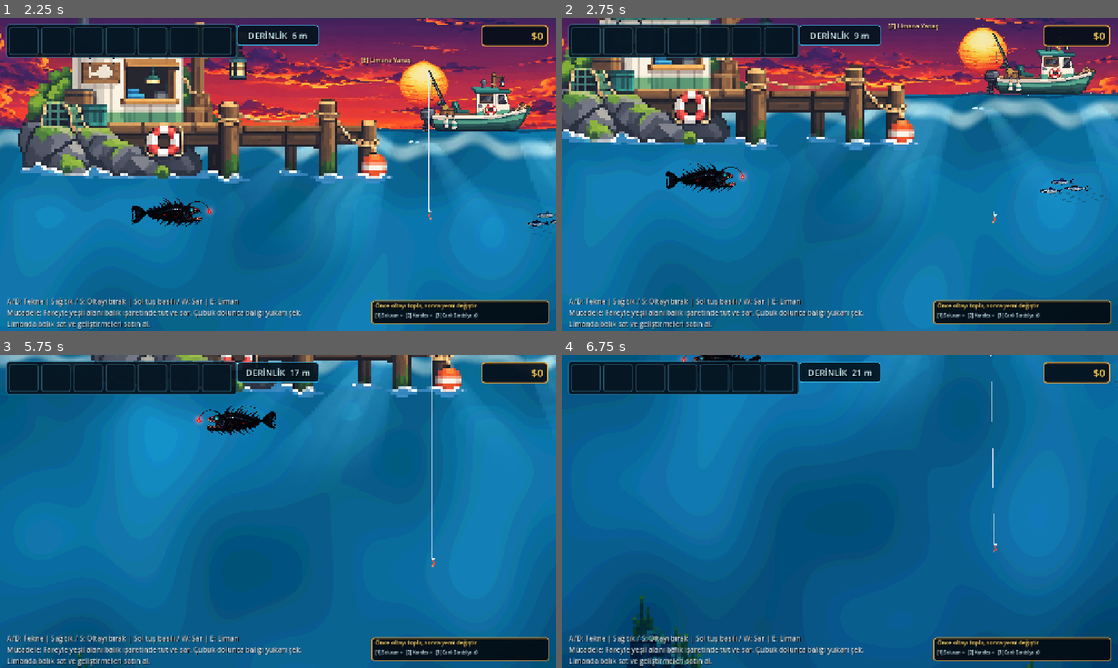
Above: before the commit, frames 1-4 (two rows, left to right).
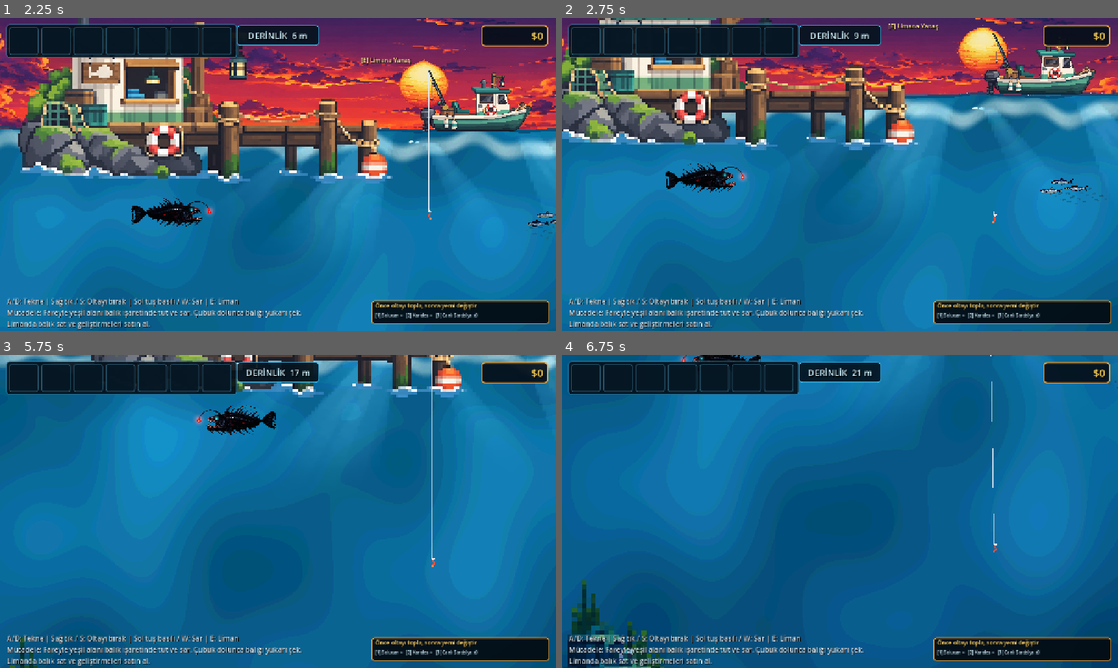
Above: after the commit, the same moments.

Repository: mirackayademir/TinyFisher
Game: Godot game, scene res://scenes/world.tscn
Same seed, same stepped clock (60 frames per second), same inputs: the game is played once before the commit and once after it.
Inputs (mouse positions are in pixels of both pictures, inside the frame that each line leads up to):
- Up to frame 1 (2.25 s): tap Enter at 0.5 s; move the mouse to (400, 158) at 0.52 s; hold D (move_right) 0.53-1.28 s; tap E (dock) at 0.6 s; click (400, 158) at 0.67 s; move the mouse to (166, 190) at 1.27 s; hold S 1.28-2.03 s; tap 1 at 1.35 s; move the mouse to (333, 105) at 2.02 s; hold D (move_right) from 2.03 s (still down); tap 2 at 2.1 s
- Up to frame 2 (2.75 s): keep holding D (move_right)
- Up to frame 3 (5.75 s): move the mouse to (250, 574) at 2.77 s; release D (move_right) at 2.78 s; hold W 2.78-3.53 s; tap one key every 0.75 s from 2.85 s: 3 E (dock) 1 2; click (250, 574) at 2.92 s; move the mouse to (444, 558) at 3.52 s; hold A (move_left) 3.53-5.03 s; move the mouse to (111, 464) at 4.27 s; move the mouse to (305, 511) at 5.02 s; hold S from 5.03 s (still down); click (305, 511) at 5.17 s
- Up to frame 4 (6.75 s): move the mouse to (756, 433) at 5.77 s; release S at 5.78 s; hold D (move_right) 5.78-6.53 s; tap 3 at 5.85 s; move the mouse to (962, 495) at 6.52 s; hold W from 6.53 s (still down); tap E (dock) at 6.6 s

Frame 1 is identical in both runs. In frame 2, less than 0.1% of the frame differs, in the area x 86-95%, y 51-56%; in frame 3, 0.1%; in frame 4, 2.3%, in the area x 1-85%, y 72-100%.

Commit message:
Distribute reef terrain as natural depth chunks

Diff:
--- a/scenes/underwater_terrain_runtime.gd
+++ b/scenes/underwater_terrain_runtime.gd
@@ -1,34 +1,26 @@
 extends Node
 
-# TinyFisher fake-3D arka-plan terrain.
-# Onaylanan terrain gorseli TEK PARCA kullanilir.
-# Tile / tekrar / 20-100m stretch YOK.
-# Gorsel dunyada sabit bir Y derinliginde durur; kamera asagi indikce DOGAL olarak kadraja girer.
-# X ekseninde kamera kadrajina hizali kalir. Collision yoktur; baliklar ve kanca onunden gecer.
+# TinyFisher 20-100m fake-3D reef terrain.
+# Kaynak gorselin sol / orta / sag kara kutleleri AYRI crop olarak kullanilir.
+# Tek dev sprite, tile, tekrar ve 20m'de ani pop-in YOK.
+# Y ekseni dunya derinligine sabittir; X ekseni kamera kadrajina 1:1 hizalanir.
+# Collision yoktur; baliklar ve kanca terrain'in onunden gecer.
 
 const TERRAIN_TEXTURE_PATH: String = "res://assets/environment/terrain/underwater_terrain_20_100.png"
 const TERRAIN_NODE_NAME: String = "UnderwaterReefTerrain20To100"
-const LAYOUT_VERSION: int = 8
-
-# Kamera 720px yukseklikte oldugu icin terrain'i tam 20m dunya-Y'sine koyarsak
-# oyuncu 20m'ye gelmeden alt kenari gorur. 24m civari baslatmak, terrain'in ekrana
-# yaklasik 20m civarinda yavasca girmesini saglar.
-const TERRAIN_ART_TOP_DEPTH_METERS: float = 24.0
+const LAYOUT_VERSION: int = 9
 
 var _scene_id: int = 0
 var _world: Node2D = null
 var _camera: Camera2D = null
 var _terrain_root: Node2D = null
-var _terrain_sprite: Sprite2D = null
 var _terrain_texture: Texture2D = null
 var _load_failed: bool = false
-var _drawn_height: float = 0.0
-var _terrain_center_y: float = 0.0
 
 
 func _ready() -> void:
 	process_mode = Node.PROCESS_MODE_ALWAYS
-	print("UNDERWATER TERRAIN V8: world-depth placement / no pop-in / no tile")
+	print("UNDERWATER TERRAIN V9: depth chunks / no pop-in / no tile / collision OFF")
 
 
 func _process(_delta: float) -> void:
@@ -43,10 +35,8 @@
 		_world = current_scene as Node2D
 		_camera = null
 		_terrain_root = null
-		_terrain_sprite = null
+		_terrain_texture = null
 		_load_failed = false
-		_drawn_height = 0.0
-		_terrain_center_y = 0.0
 
 	if _world == null:
 		return
@@ -64,14 +54,12 @@
 	_world = null
 	_camera = null
 	_terrain_root = null
-	_terrain_sprite = null
+	_terrain_texture = null
 	_load_failed = false
-	_drawn_height = 0.0
-	_terrain_center_y = 0.0
 
 
 func _ensure_terrain() -> void:
-	if is_instance_valid(_terrain_root) and is_instance_valid(_terrain_sprite):
+	if is_instance_valid(_terrain_root):
 		return
 	if _load_failed:
 		return
@@ -89,62 +77,95 @@
 		_load_failed = true
 		return
 
-	var viewport_size: Vector2 = get_viewport().get_visible_rect().size
-	if viewport_size.x <= 0.0:
-		viewport_size = Vector2(1280.0, 720.0)
-
-	# SADECE genislige sigdir. X/Y ayni scale: oran bozulmaz.
-	# Kaynak 16:9'a yakin oldugu icin 1280 genislikte yaklasik 700px yukseklik olur.
-	var fit_scale: float = viewport_size.x / source_size.x
-	_drawn_height = source_size.y * fit_scale
-
-	# Terrain'i dunyada gercek bir derinlige koy. Kamera asagi indikce sprite kadraja girer;
-	# depth==20 oldugunda visible=true gibi ani bir acilma YOK.
-	var terrain_top_y: float = _world_y_for_depth(TERRAIN_ART_TOP_DEPTH_METERS)
-	_terrain_center_y = terrain_top_y + _drawn_height * 0.5
-
 	_terrain_root = Node2D.new()
 	_terrain_root.name = TERRAIN_NODE_NAME
 	_terrain_root.z_as_relative = false
-	# Water -9. Terrain -7: suyun onunde, balik/kancanin arkasinda.
+	# Water -9. Terrain -7: suyun onunde, oynanis objelerinin arkasinda.
 	_terrain_root.z_index = -7
 	_terrain_root.set_meta("layout_version", LAYOUT_VERSION)
 	_terrain_root.set_meta("collisionless", true)
 	_world.add_child(_terrain_root)
 
-	_terrain_sprite = Sprite2D.new()
-	_terrain_sprite.name = "ReefTerrainArt"
-	_terrain_sprite.texture = texture
-	_terrain_sprite.texture_filter = CanvasItem.TEXTURE_FILTER_NEAREST
-	_terrain_sprite.centered = true
-	_terrain_sprite.scale = Vector2.ONE * fit_scale
-	_terrain_sprite.position = Vector2.ZERO
-	_terrain_sprite.z_index = 0
-	# Arka-plan hissi; DeepSeaAtmosphere zaten derinlige gore ekstra karartiyor.
-	_terrain_sprite.modulate = Color(0.76, 0.86, 0.92, 0.82)
-	_terrain_root.add_child(_terrain_sprite)
+	# Kaynak gorsel yaklasik 16:9. Uc benzersiz bolgeye ayiriyoruz.
+	# Her parca kendi oranini korur; tum resmi 20-100m'ye germiyoruz.
+	var left_rect := Rect2(
+		0.0,
+		0.0,
+		floor(source_size.x * 0.38),
+		source_size.y
+	)
+	var center_rect := Rect2(
+		floor(source_size.x * 0.29),
+		floor(source_size.y * 0.29),
+		floor(source_size.x * 0.47),
+		floor(source_size.y * 0.71)
+	)
+	var right_rect := Rect2(
+		floor(source_size.x * 0.70),
+		0.0,
+		source_size.x - floor(source_size.x * 0.70),
+		source_size.y
+	)
+
+	# 20-100m boyunca birbirinden farkli uc kara kutlesi.
+	# Ilk parca ekrana 20m'de bir anda acilmaz; dunya Y konumunda durdugu icin
+	# kamera indikce ustten/kenardan dogal olarak kadraja girer.
+	_create_chunk("Reef_Left_20_42", left_rect, 22.0, -830.0, 650.0)
+	_create_chunk("Reef_Center_43_70", center_rect, 45.0, -325.0, 650.0)
+	_create_chunk("Reef_Right_70_100", right_rect, 72.0, 230.0, 620.0)
 
 	_update_horizontal_alignment()
 
-	var pixels_per_meter: float = _pixels_per_meter()
-	var visual_depth_span: float = _drawn_height / maxf(pixels_per_meter, 0.001)
 	print(
-		"UNDERWATER TERRAIN V8 OK | source=", source_size,
-		" | drawn=", Vector2(viewport_size.x, _drawn_height),
-		" | top_depth=", TERRAIN_ART_TOP_DEPTH_METERS,
-		"m | approx_bottom_depth=", TERRAIN_ART_TOP_DEPTH_METERS + visual_depth_span,
-		"m | collision=OFF"
-	)
+		"UNDERWATER TERRAIN V9 OK | source=", source_size,
+		" | chunks=3 | depth=20-100m | tile=OFF | stretch=OFF | collision=OFF"
+	)
+
+
+func _create_chunk(
+	chunk_name: String,
+	region: Rect2,
+	top_depth_m: float,
+	x_offset: float,
+	target_width: float
+) -> void:
+	if _terrain_texture == null or _terrain_root == null:
+		return
+	if region.size.x <= 0.0 or region.size.y <= 0.0:
+		return
+
+	var atlas := AtlasTexture.new()
+	atlas.atlas = _terrain_texture
+	atlas.region = region
+
+	var sprite := Sprite2D.new()
+	sprite.name = chunk_name
+	sprite.texture = atlas
+	sprite.texture_filter = CanvasItem.TEXTURE_FILTER_NEAREST
+	sprite.centered = false
+
+	# X/Y ayni scale: oran bozulmaz. Dev 12k stretch YOK.
+	var uniform_scale: float = target_width / region.size.x
+	sprite.scale = Vector2.ONE * uniform_scale
+	sprite.position = Vector2(
+		x_offset,
+		_world_y_for_depth(top_depth_m)
+	)
+
+	# Derinlik atmosferi zaten karartiyor; sadece hafif arka-plan soluklugu.
+	sprite.modulate = Color(0.86, 0.93, 0.97, 0.90)
+	sprite.z_index = 0
+	_terrain_root.add_child(sprite)
 
 
 func _update_horizontal_alignment() -> void:
 	if not is_instance_valid(_terrain_root) or not is_instance_valid(_camera):
 		return
 
-	# Y asla kamerayi takip etmez: terrain dunyada kendi derinliginde sabittir.
-	# X, 1280px kadraji her zaman doldurmak icin kamera merkezine hizalanir.
-	# Bu parallax degildir; terrain ekranda saga-sola bagimsiz kaymaz.
-	_terrain_root.global_position = Vector2(_camera.global_position.x, _terrain_center_y)
+	# Parallax yok. Kara parcasi kadrajla saga-sola savrulmaz.
+	# Sadece X merkezini kameraya 1:1 baglariz; Y koordinatlari gercek dunya derinligidir.
+	_terrain_root.global_position.x = _camera.global_position.x
+	_terrain_root.global_position.y = 0.0
 
 
 func _pixels_per_meter() -> float:
@@ -183,7 +204,7 @@
 		push_error("UNDERWATER TERRAIN: PNG DOSYASI YOK | " + absolute_path)
 		return null
 
-	var image: Image = Image.new()
+	var image := Image.new()
 	var err: Error = image.load(absolute_path)
 	if err != OK:
 		push_error("UNDERWATER TERRAIN: PNG OKUNAMADI | error=%d | %s" % [err, absolute_path])
